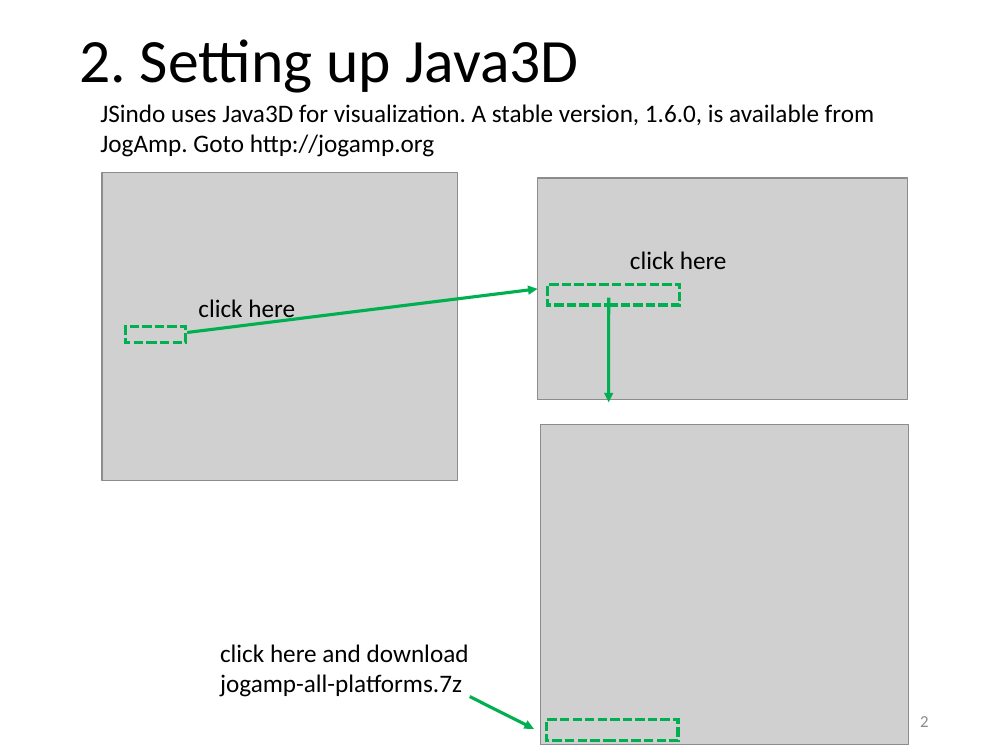
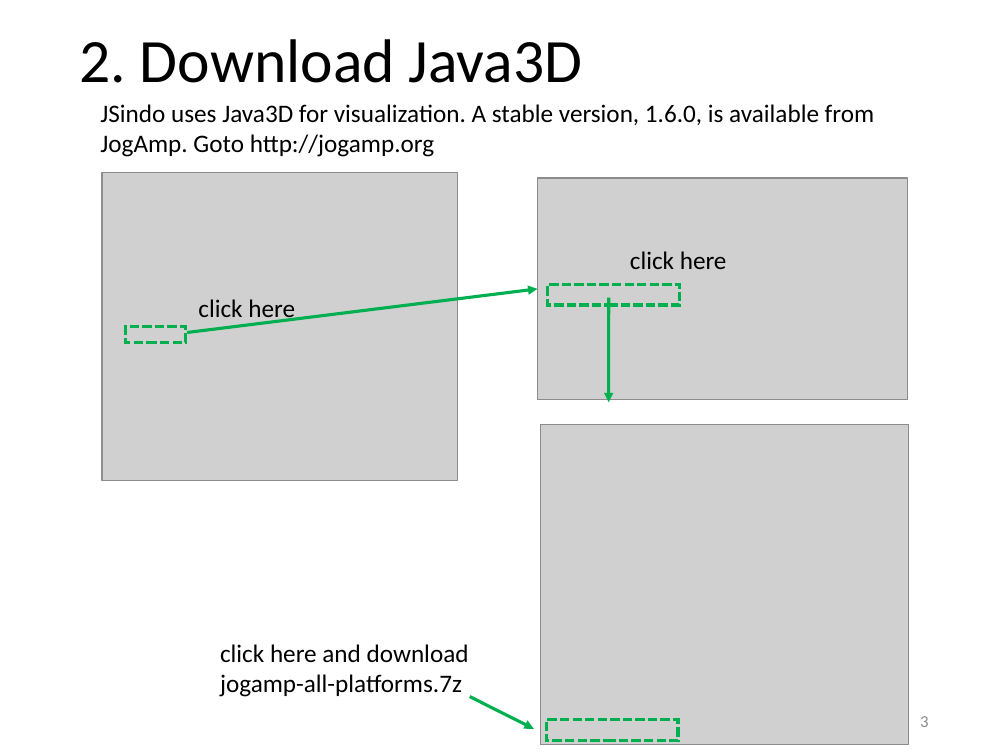
Before and after one commit to yagikiyoshi/sindo, a slide deck: slide 4 of doc/JSindo/install.pptx (slide 3 before the commit). Drawn at 1008x756 pixels with LibreOffice and Linux fonts; fonts in the diff are those of the drawing; grey boxes stand for pictures. Boxes give left, top, right and bottom in pixels: in the first picture for what was removed or moved away, otherwise in the second. Text is boxed around its words. In the diff, an @@ line names an element or a change of style, - is before the commit and + after.

```diff
--- a/doc/JSindo/install.pptx
+++ b/doc/JSindo/install.pptx
@@ title at box(79, 39, 583, 83): text changed @@
-2. Setting up Java3D
+2. Download Java3D
@@ page number at box(920, 716, 928, 727): text changed @@
-2
+3
```
Also in this commit, not shown: 10 other slides changed, 18 slides added, 1 other file.
